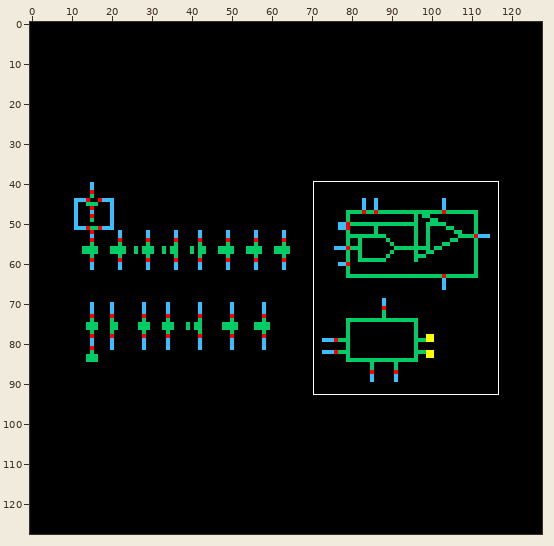
Sprite sheet, stored at final_project/zz_ADC/schematic/thumbnail_128x128.png. Above: a wide view before the commit, with the close-up outlined.
Close-up. Before the edit:
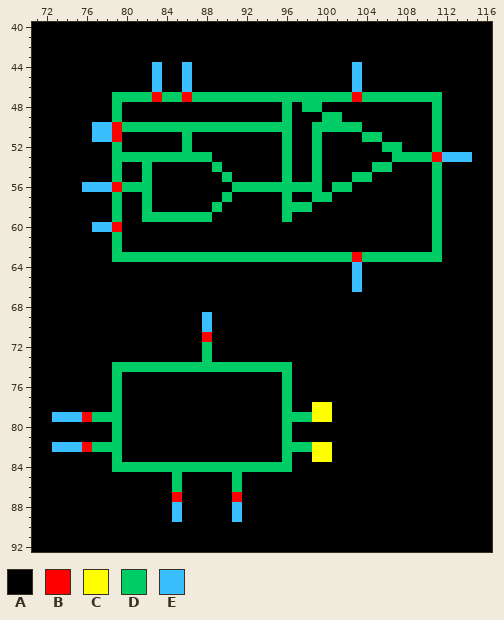
The file is 128x128 pixels. Shown: x 71..116, y 40..92. The commit also changed other parts of the picture, which this record leaves out.
Palette (. is transparent): A #000000  B #ff0000  C #ffff00  D #00cc66  E #39bfff
Pixels before (only the part around the change), first column x 71:
40 AAAAAAAAAAAAAAAAAAAAAAAAAAAAAAAAAAAAAAAAAAAAAA
41 AAAAAAAAAAAAAAAAAAAAAAAAAAAAAAAAAAAAAAAAAAAAAA
42 AAAAAAAAAAAAAAAAAAAAAAAAAAAAAAAAAAAAAAAAAAAAAA
43 AAAAAAAAAAAAAAAAAAAAAAAAAAAAAAAAAAAAAAAAAAAAAA
44 AAAAAAAAAAAAEAAEAAAAAAAAAAAAAAAAEAAAAAAAAAAAAA
45 AAAAAAAAAAAAEAAEAAAAAAAAAAAAAAAAEAAAAAAAAAAAAA
46 AAAAAAAAAAAAEAAEAAAAAAAAAAAAAAAAEAAAAAAAAAAAAA
47 AAAAAAAADDDDBDDBDDDDDDDDDDDDDDDDBDDDDDDDDAAAAA
48 AAAAAAAADAAAAAAAAAAAAAAAADADDAAAAAAAAAAADAAAAA
49 AAAAAAAADAAAAAAAAAAAAAAAADAAADDAAAAAAAAADAAAAA
50 AAAAAAEEBDDDDDDDDDDDDDDDDDAADDDDDAAAAAAADAAAAA
51 AAAAAAEEBAAAAAADAAAAAAAAADAADAAAADDAAAAADAAAAA
52 AAAAAAAADAAAAAADAAAAAAAAADAADAAAAAADDAAADAAAAA
53 AAAAAAAADDDDDDDDDDAAAAAAADAADAAAAAAADDDDBEEEAA
54 AAAAAAAADAADAAAAAADAAAAAADAADAAAAADDAAAADAAAAA
55 AAAAAAAADAADAAAAAAADAAAAADAADAAADDAAAAAADAAAAA
56 AAAAAEEEBDDDAAAAAAAADDDDDDDDDADDAAAAAAAADAAAAA
57 AAAAAAAADAADAAAAAAADAAAAADAADDAAAAAAAAAADAAAAA
58 AAAAAAAADAADAAAAAADAAAAAADDDAAAAAAAAAAAADAAAAA
59 AAAAAAAADAADDDDDDDAAAAAAADAAAAAAAAAAAAAADAAAAA
60 AAAAAAEEBAAAAAAAAAAAAAAAAAAAAAAAAAAAAAAADAAAAA
61 AAAAAAAADAAAAAAAAAAAAAAAAAAAAAAAAAAAAAAADAAAAA
62 AAAAAAAADAAAAAAAAAAAAAAAAAAAAAAAAAAAAAAADAAAAA
63 AAAAAAAADDDDDDDDDDDDDDDDDDDDDDDDBDDDDDDDDAAAAA
64 AAAAAAAAAAAAAAAAAAAAAAAAAAAAAAAAEAAAAAAAAAAAAA
65 AAAAAAAAAAAAAAAAAAAAAAAAAAAAAAAAEAAAAAAAAAAAAA
66 AAAAAAAAAAAAAAAAAAAAAAAAAAAAAAAAEAAAAAAAAAAAAA
67 AAAAAAAAAAAAAAAAAAAAAAAAAAAAAAAAAAAAAAAAAAAAAA
68 AAAAAAAAAAAAAAAAAAAAAAAAAAAAAAAAAAAAAAAAAAAAAA
69 AAAAAAAAAAAAAAAAAEAAAAAAAAAAAAAAAAAAAAAAAAAAAA
70 AAAAAAAAAAAAAAAAAEAAAAAAAAAAAAAAAAAAAAAAAAAAAA
71 AAAAAAAAAAAAAAAAABAAAAAAAAAAAAAAAAAAAAAAAAAAAA
72 AAAAAAAAAAAAAAAAADAAAAAAAAAAAAAAAAAAAAAAAAAAAA
73 AAAAAAAAAAAAAAAAADAAAAAAAAAAAAAAAAAAAAAAAAAAAA
74 AAAAAAAADDDDDDDDDDDDDDDDDDAAAAAAAAAAAAAAAAAAAA
75 AAAAAAAADAAAAAAAAAAAAAAAADAAAAAAAAAAAAAAAAAAAA
76 AAAAAAAADAAAAAAAAAAAAAAAADAAAAAAAAAAAAAAAAAAAA
77 AAAAAAAADAAAAAAAAAAAAAAAADAAAAAAAAAAAAAAAAAAAA
78 AAAAAAAADAAAAAAAAAAAAAAAADAACCAAAAAAAAAAAAAAAA
79 AAEEEBDDDAAAAAAAAAAAAAAAADDDCCAAAAAAAAAAAAAAAA
80 AAAAAAAADAAAAAAAAAAAAAAAADAAAAAAAAAAAAAAAAAAAA
81 AAAAAAAADAAAAAAAAAAAAAAAADAAAAAAAAAAAAAAAAAAAA
82 AAEEEBDDDAAAAAAAAAAAAAAAADDDCCAAAAAAAAAAAAAAAA
83 AAAAAAAADAAAAAAAAAAAAAAAADAACCAAAAAAAAAAAAAAAA
84 AAAAAAAADDDDDDDDDDDDDDDDDDAAAAAAAAAAAAAAAAAAAA
85 AAAAAAAAAAAAAADAAAAADAAAAAAAAAAAAAAAAAAAAAAAAA
86 AAAAAAAAAAAAAADAAAAADAAAAAAAAAAAAAAAAAAAAAAAAA
87 AAAAAAAAAAAAAABAAAAABAAAAAAAAAAAAAAAAAAAAAAAAA
88 AAAAAAAAAAAAAAEAAAAAEAAAAAAAAAAAAAAAAAAAAAAAAA
89 AAAAAAAAAAAAAAEAAAAAEAAAAAAAAAAAAAAAAAAAAAAAAA
90 AAAAAAAAAAAAAAAAAAAAAAAAAAAAAAAAAAAAAAAAAAAAAA
91 AAAAAAAAAAAAAAAAAAAAAAAAAAAAAAAAAAAAAAAAAAAAAA
92 AAAAAAAAAAAAAAAAAAAAAAAAAAAAAAAAAAAAAAAAAAAAAA
After:
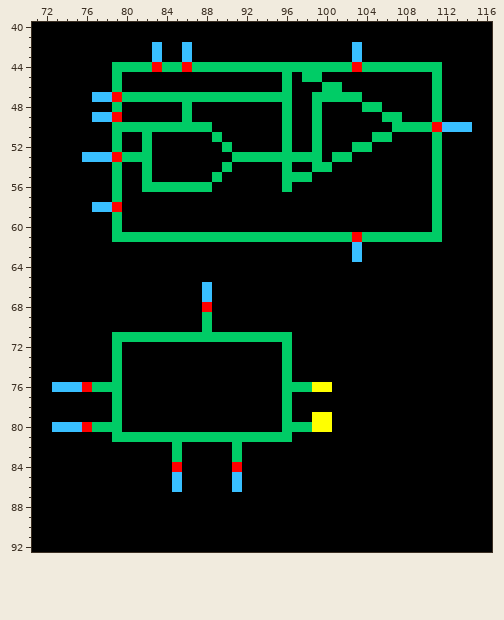
From old to new:
Colour A replaces colour B in row 79 at x 76; in row 82 at x 76; in row 87 at x 85 and 91.
Colour A replaces colour C in row 78 at x 99 to 100; in rows 82 to 83 at x 99 to 100.
Colour A replaces colour D in row 47 at x 97 to 98 and 104 to 110; in row 48 at x 98; in row 49 at x 100 to 101; in row 50 at x 89 to 95 and 100 to 103; in row 51 at x 86 and 104; in row 52 at x 86 and 106 to 107.
Colour A replaces colour D in row 53 at x 83 to 88 and 107 to 110; in row 54 at x 89 and 105 to 106; in row 55 at x 90, 99 and 103 to 104; in row 56 at x 80 to 81, 91 to 95, 97 to 99 and 101 to 102; in row 57 at x 82, 90, 96 and 99 to 100; in row 58 at x 82, 89 and 96 to 98.
Colour A replaces colour D in row 59 at x 82 to 88 and 96; in row 62 at x 79 and 111; in row 63 at x 79 to 102 and 104 to 111; in rows 72 to 73 at x 88; in row 74 at x 80 to 95; in row 79 at x 77 to 78 and 97 to 98.
Colour A replaces colour D in row 82 at x 77 to 79 and 96 to 98; in row 83 at x 79 and 96; in row 84 at x 79 to 84, 86 to 90 and 92 to 96.
Colour A replaces colour E in rows 45 to 46 at x 83, 86 and 103; in rows 50 to 51 at x 77 to 78; in row 53 at x 112 to 114; in row 56 at x 76 to 78; in row 60 at x 77 to 78; in rows 64 to 66 at x 103.
Colour A replaces colour E in row 79 at x 73 to 75; in row 82 at x 73 to 75; in rows 88 to 89 at x 85 and 91.
Colour B replaces colour A in row 61 at x 103; in row 68 at x 88; in row 76 at x 76; in row 80 at x 76.
Colour B replaces colour D in row 47 at x 79; in row 49 at x 79; in row 50 at x 111; in row 53 at x 79; in row 58 at x 79; in row 84 at x 85 and 91.
Colour B replaces colour E in row 44 at x 83, 86 and 103.
Colour C replaces colour A in row 76 at x 99 to 100; in row 80 at x 99 to 100.
Colour D replaces colour A in row 44 at x 79 to 82, 84 to 85, 87 to 102 and 104 to 111; in row 45 at x 79, 96, 98 to 99 and 111; in row 46 at x 79, 96, 100 to 101 and 111; in row 48 at x 86 and 104 to 105; in row 49 at x 86, 99 and 106 to 107; in row 50 at x 107 to 110.
Colour D replaces colour A in row 51 at x 82, 89 and 106; in row 52 at x 82, 90 and 103 to 104; in row 53 at x 91 to 95, 97 to 98 and 101 to 102; in row 54 at x 90 and 100; in row 55 at x 89 and 97 to 98; in row 56 at x 83 to 88.
Colour D replaces colour A in row 61 at x 80 to 102 and 104 to 110; in row 71 at x 79 to 87 and 89 to 96; in rows 72 to 73 at x 79 and 96; in row 76 at x 77 to 78 and 97 to 98; in row 80 at x 77 to 78 and 97 to 98; in row 81 at x 80 to 95.
Colour D replaces colour A in rows 82 to 83 at x 85 and 91.
Colour D replaces colour B in row 47 at x 83, 86 and 103; in rows 50 to 51 at x 79; in row 53 at x 111; in row 56 at x 79; in row 60 at x 79; in row 71 at x 88.
Colour D replaces colour E in rows 69 to 70 at x 88.
Colour E replaces colour A in rows 42 to 43 at x 83, 86 and 103; in row 47 at x 77 to 78; in row 49 at x 77 to 78; in row 50 at x 112 to 114; in row 53 at x 76 to 78; in row 58 at x 77 to 78.
Colour E replaces colour A in row 62 at x 103; in rows 66 to 67 at x 88; in row 76 at x 73 to 75; in row 80 at x 73 to 75.
Colour E replaces colour B in row 63 at x 103.
Colour E replaces colour D in rows 85 to 86 at x 85 and 91.
Pixel boxes of the changes (left, top, right, bottom) in both close-ups:
changed: (52, 42, 472, 522)
